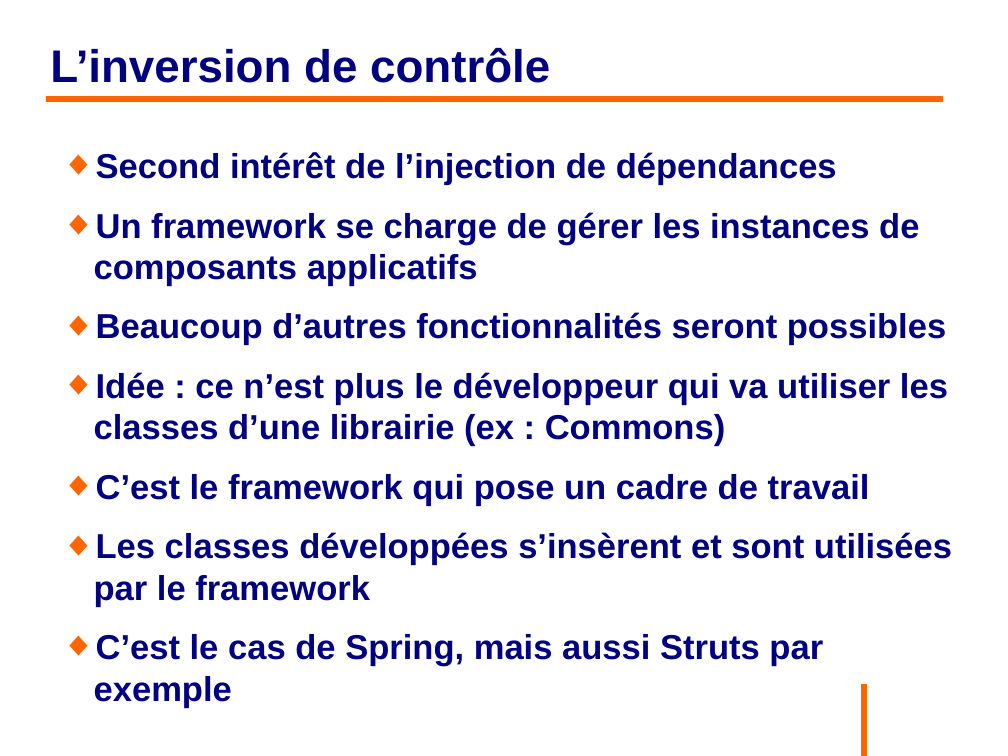
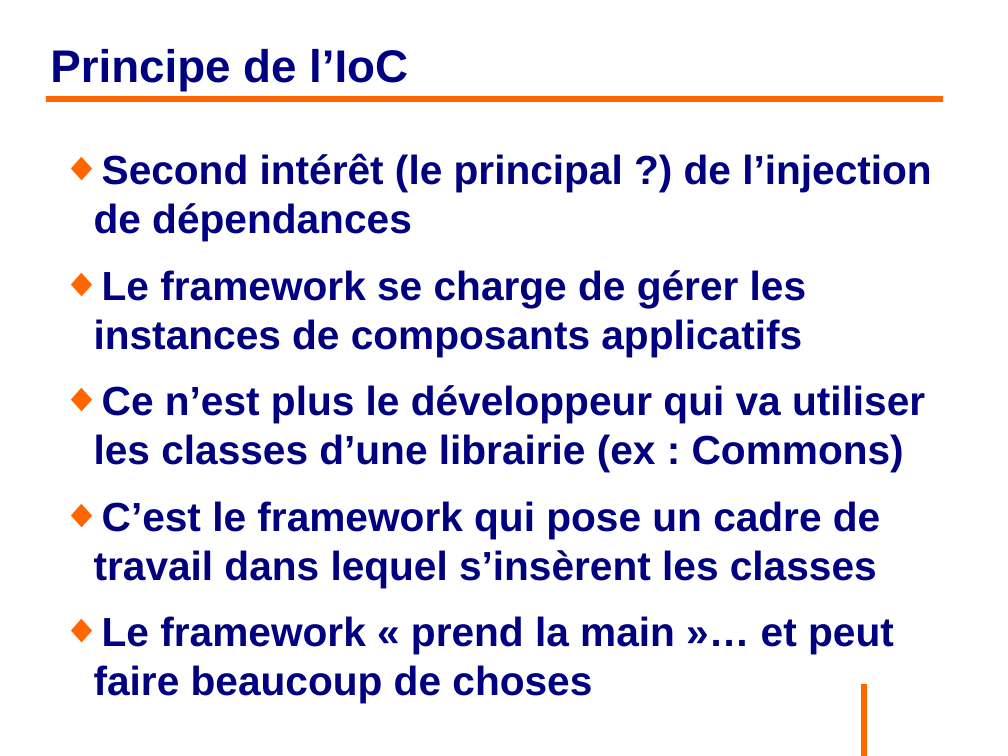
Before and after one commit to philphils/formation-spring, a slide deck: slide 33 of Documentation/diapo_formation_spring.odp (slide 32 before the commit). Drawn at 1008x756 pixels with LibreOffice and Linux fonts; fonts in the diff are those of the drawing; background and template pictures are left out. Boxes give left, top, right and bottom in pixels: in the first picture for what was removed or moved away, otherwise in the second. Text is boxed around its words. In the diff, an @@ line names an element or a change of style, - is before the commit and + after.

```diff
--- a/Documentation/diapo_formation_spring.odp
+++ b/Documentation/diapo_formation_spring.odp
@@ title at bbox=[50, 49, 408, 92]: text changed @@
-L’inversion de contrôle
+Principe de l’IoC
@@ text at bbox=[94, 153, 931, 654]: text changed; size 27.2 to 32 pt @@
-◆ Second intérêt de l’injection de dépendances
-◆ Un framework se charge de gérer les instances de composants applicatifs
-◆ Beaucoup d’autres fonctionnalités seront possibles
-◆ Idée : ce n’est plus le développeur qui va utiliser les classes d’une librairie (ex : Commons)
-◆ C’est le framework qui pose un cadre de travail
-◆ Les classes développées s’insèrent et sont utilisées par le framework
-◆ C’est le cas de Spring, mais aussi Struts par exemple
+◆ Second intérêt (le principal ?) de l’injection de dépendances
+◆ Le framework se charge de gérer les instances de composants applicatifs
+◆ Ce n’est plus le développeur qui va utiliser les classes d’une librairie (ex : Commons)
+◆ C’est le framework qui pose un cadre de travail dans lequel s’insèrent les classes
+◆ Le framework « prend la main »… et peut faire beaucoup de choses
```
Also in this commit, not shown: 2 other slides changed, 9 slides added, 2 slides removed.
